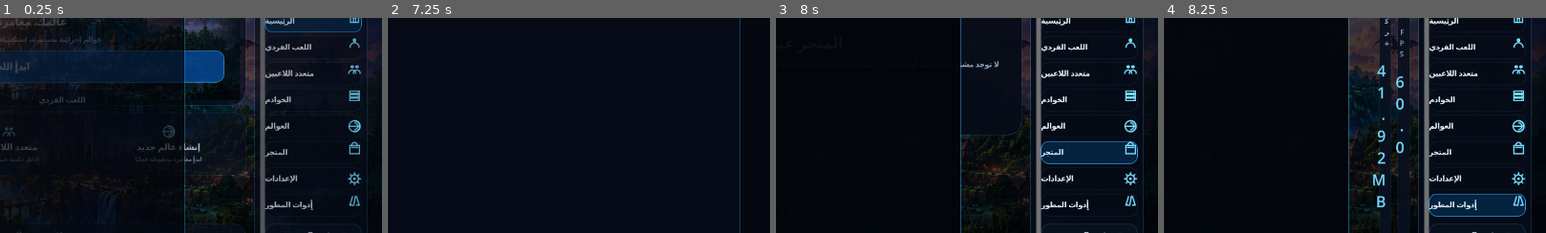
Above: before the commit, frames 1-4 (left to right).
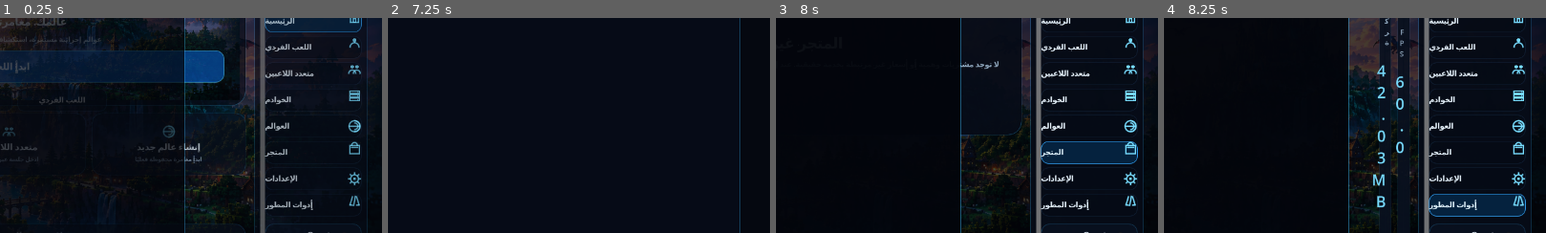
Above: after the commit, the same moments.

Repository: jnkmmdndmd-arch/AETHRA
Game: Godot game, scene res://scenes/main.tscn
Same seed, same stepped clock (60 frames per second), same inputs: the game is played once before the commit and once after it.
Inputs (mouse positions are % of the whole screen's width and height, from its top left):
- Up to frame 1 (0.25 s): no input
- Up to frame 2 (7.25 s): click (61, 8) at 0.52 s; type "12" at 0.6 s; click (91, 96) at 1.25 s; click (91, 42) at 2.02 s; click (91, 36) at 2.77 s; click (91, 48) at 3.52 s; click (91, 54) at 4.27 s; click (91, 60) at 5.02 s; click (91, 66) at 5.77 s; click (91, 72) at 6.52 s
- Up to frame 3 (8 s): click "إغلاق" at 7.25 s
- Up to frame 4 (8.25 s): click (91, 79) at 8.02 s
The pictures show only the part of the screen within x 50-100%, y 35-85%; the shares and areas given below are measured in that part.

Frames 1-3 are identical in both runs. In frame 4, 0.2% of the frame differs, in the area x 56-58%, y 32-68%.

Commit message:
Implement reliable real local accounts with remote HTTPS support

Diff:
--- a/scripts/auth/auth_client.gd
+++ b/scripts/auth/auth_client.gd
@@ -4,84 +4,146 @@
 signal failure(message)
 signal session_invalid
 
+const LOCAL_ACCOUNTS_PATH := "user://aethra_accounts.json"
+const LOCAL_HASH_ROUNDS := 10000
+const ALLOWED_CHARACTERS := ["ranger", "engineer", "shadow", "grove"]
+
 var base_url := ""
 var active_requests: Array[HTTPRequest] = []
 
 func _is_allowed_transport() -> bool:
-    if base_url.begins_with("https://"):
-        return true
-    if base_url.begins_with("http://127.0.0.1:") or base_url.begins_with("http://localhost:"):
-        return true
-    return false
+    return base_url.begins_with("https://") or base_url.begins_with("http://127.0.0.1:") or base_url.begins_with("http://localhost:")
+
+func _is_local_endpoint() -> bool:
+    return base_url.is_empty() or base_url.begins_with("http://127.0.0.1:") or base_url.begins_with("http://localhost:")
 
 func configure(url: String) -> void:
-    base_url = url.trim_suffix("/")
+    base_url = url.strip_edges().trim_suffix("/")
 
 func login(username: String, password: String) -> void:
-    _post("/v1/auth/login", {"username": username, "password": password}, "login")
+    var normalized := username.strip_edges()
+    if not _valid_credentials(normalized, password):
+        failure.emit("اسم المستخدم يجب أن يكون 3-24 حرفًا، وكلمة المرور 8 أحرف على الأقل.")
+        return
+    if base_url.is_empty():
+        _local_login(normalized, password)
+        return
+    _post("/v1/auth/login", {"username": normalized, "password": password}, "login")
 
 func register(username: String, password: String, character_id: String, avatar_id: int = 0) -> void:
-    _post("/v1/auth/register", {"username": username, "password": password, "character": character_id, "avatar_id": avatar_id}, "register")
+    var normalized := username.strip_edges()
+    if not _valid_credentials(normalized, password):
+        failure.emit("اسم المستخدم يجب أن يكون 3-24 حرفًا، وكلمة المرور 8 أحرف على الأقل.")
+        return
+    if base_url.is_empty():
+        _local_register(normalized, password, character_id, avatar_id)
+        return
+    _post("/v1/auth/register", {"username": normalized, "password": password, "character": character_id, "avatar_id": clampi(avatar_id, 0, 29)}, "register")
 
 func restore_session(token: String) -> void:
-    if base_url.is_empty() or token.is_empty():
+    if token.begins_with("local:"):
+        _local_restore(token)
+        return
+    if token.is_empty():
+        return
+    if base_url.is_empty():
+        session_invalid.emit()
         return
     if not _is_allowed_transport():
-        failure.emit("Remote authentication must use HTTPS.")
+        failure.emit("خدمة الحساب البعيدة تحتاج HTTPS.")
         return
     var headers := PackedStringArray(["Accept: application/json", "Authorization: Bearer " + token])
     _request("/v1/auth/verify", HTTPClient.METHOD_GET, headers, "", "restore", token)
 
+func update_profile(token: String, display_name: String, avatar_id: int) -> void:
+    if token.begins_with("local:"):
+        _local_update_profile(token, display_name, avatar_id)
+        return
+    if token.is_empty() or base_url.is_empty():
+        failure.emit("خدمة الحساب غير مهيأة.")
+        return
+    if not _is_allowed_transport():
+        failure.emit("تحديث الحساب البعيد يحتاج HTTPS.")
+        return
+    var headers := PackedStringArray(["Content-Type: application/json", "Accept: application/json", "Authorization: Bearer " + token])
+    _request("/v1/profile", HTTPClient.METHOD_POST, headers, JSON.stringify({"username": display_name.strip_edges(), "avatar_id": clampi(avatar_id, 0, 29)}), "profile", token)
+
 func logout(token: String) -> void:
-    if base_url.is_empty() or token.is_empty():
+    if token.begins_with("local:"):
+        _local_logout(token)
+        return
+    if token.is_empty() or base_url.is_empty():
         return
     if not _is_allowed_transport():
-        failure.emit("Remote authentication must use HTTPS.")
+        failure.emit("خدمة الحساب البعيدة تحتاج HTTPS.")
         return
     var headers := PackedStringArray(["Accept: application/json", "Authorization: Bearer " + token])
     _request("/v1/auth/logout", HTTPClient.METHOD_POST, headers, "", "logout", token)
 
+func _valid_credentials(username: String, password: String) -> bool:
+    return _validate_local_username(username) and password.length() >= 8 and password.length() <= 128
+
 func _post(path: String, body: Dictionary, operation: String) -> void:
-    if base_url.is_empty():
-        failure.emit("Authentication server is not configured.")
-        return
     if not _is_allowed_transport():
-        failure.emit("Remote authentication must use HTTPS.")
+        if _is_local_endpoint():
+            _local_dispatch(operation, body)
+        else:
+            failure.emit("خدمة الحساب البعيدة تحتاج HTTPS.")
         return
     var headers := PackedStringArray(["Content-Type: application/json", "Accept: application/json"])
     _request(path, HTTPClient.METHOD_POST, headers, JSON.stringify(body), operation)
 
 func _request(path: String, method: HTTPClient.Method, headers: PackedStringArray, body: String, operation: String, session_token: String = "") -> void:
     var request := HTTPRequest.new()
-    request.timeout = 10.0
+    request.timeout = 8.0
     add_child(request)
     active_requests.append(request)
     request.request_completed.connect(
         func(result: int, response_code: int, response_headers: PackedStringArray, response_body: PackedByteArray) -> void:
-            _on_request_completed(request, operation, session_token, result, response_code, response_headers, response_body),
+            _on_request_completed(request, operation, session_token, body, result, response_code, response_headers, response_body),
         CONNECT_ONE_SHOT
     )
     var err := request.request(base_url + path, headers, method, body)
     if err != OK:
         _remove_request(request)
-        failure.emit("Request could not be sent.")
+        if _is_local_endpoint() and operation in ["login", "register"]:
+            var payload := JSON.parse_string(body)
+            _local_dispatch(operation, payload if payload is Dictionary else {})
+        else:
+            failure.emit("تعذر إرسال طلب الحساب.")
 
 func _remove_request(request: HTTPRequest) -> void:
     active_requests.erase(request)
     if is_instance_valid(request):
         request.queue_free()
 
-func _on_request_completed(request: HTTPRequest, operation: String, session_token: String, result: int, response_code: int, _headers: PackedStringArray, body: PackedByteArray) -> void:
+func _on_request_completed(request: HTTPRequest, operation: String, session_token: String, request_body: String, result: int, response_code: int, _headers: PackedStringArray, body: PackedByteArray) -> void:
     _remove_request(request)
     if result != HTTPRequest.RESULT_SUCCESS:
-        failure.emit("Authentication service unavailable.")
+        if _is_local_endpoint() and operation in ["login", "register"]:
+            var fallback := JSON.parse_string(request_body)
+            _local_dispatch(operation, fallback if fallback is Dictionary else {})
+            return
+        failure.emit("خدمة الحساب غير متاحة.")
         return
 
     var payload = JSON.parse_string(body.get_string_from_utf8())
-    var message := str(payload.get("error", "Authentication failed.")) if payload is Dictionary else "Authentication failed."
+    var message := str(payload.get("error", "فشل طلب الحساب.")) if payload is Dictionary else "فشل طلب الحساب."
 
     if operation == "logout":
         if response_code >= 200 and response_code < 300:
+            return
+        failure.emit(message)
+        return
+
+    if operation == "profile":
+        if response_code >= 200 and response_code < 300 and payload is Dictionary:
+            var updated: Dictionary = payload.duplicate(true)
+            updated["token"] = session_token
+            success.emit(updated)
+            return
+        if response_code == 401 or response_code == 403:
+            session_invalid.emit()
             return
         failure.emit(message)
         return
@@ -90,11 +152,9 @@
         if response_code >= 200 and response_code < 300 and payload is Dictionary:
             var restored: Dictionary = payload.duplicate(true)
             restored["token"] = session_token
-            if str(restored.get("username", "")).is_empty():
-                failure.emit("Saved session is invalid.")
+            if not str(restored.get("username", "")).is_empty():
+                success.emit(restored)
                 return
-            success.emit(restored)
-            return
         if response_code == 401 or response_code == 403:
             session_invalid.emit()
             return
@@ -105,9 +165,166 @@
         var token := str(payload.get("token", ""))
         var username := str(payload.get("username", ""))
         if token.is_empty() or username.is_empty():
-            failure.emit("Authentication service returned an invalid session.")
+            failure.emit("خدمة الحساب أعادت جلسة غير صالحة.")
             return
         success.emit(payload)
         return
-
     failure.emit(message)
+
+func _load_local_accounts() -> Dictionary:
+    if not FileAccess.file_exists(LOCAL_ACCOUNTS_PATH):
+        return {}
+    var file := FileAccess.open(LOCAL_ACCOUNTS_PATH, FileAccess.READ)
+    if file == null:
+        return {}
+    var parsed = JSON.parse_string(file.get_as_text())
+    file.close()
+    return parsed if parsed is Dictionary else {}
+
+func _save_local_accounts(accounts: Dictionary) -> bool:
+    var file := FileAccess.open(LOCAL_ACCOUNTS_PATH, FileAccess.WRITE)
+    if file == null:
+        return false
+    file.store_string(JSON.stringify(accounts))
+    file.close()
+    return true
+
+func _validate_local_username(username: String) -> bool:
+    if username.length() < 3 or username.length() > 24:
+        return false
+    for i in username.length():
+        var code := username.unicode_at(i)
+        var ok := (code >= 48 and code <= 57) or (code >= 65 and code <= 90) or (code >= 97 and code <= 122) or code == 95
+        if not ok:
+            return false
+    return true
+
+func _local_hash(password: String, salt: String) -> String:
+    var digest := (salt + ":" + password).sha256_text()
+    for _i in LOCAL_HASH_ROUNDS:
+        digest = digest.sha256_text()
+    return digest
+
+func _new_local_token(username: String) -> String:
+    var rng := RandomNumberGenerator.new()
+    rng.randomize()
+    return "local:%s:%d:%d" % [username, Time.get_ticks_usec(), rng.randi()]
+
+func _local_register(username: String, password: String, character_id: String, avatar_id: int) -> void:
+    if not _valid_credentials(username, password):
+        failure.emit("بيانات الحساب غير صالحة.")
+        return
+    var accounts := _load_local_accounts()
+    var key := username.to_lower()
+    if accounts.has(key):
+        failure.emit("اسم المستخدم مستخدم مسبقًا.")
+        return
+    var rng := RandomNumberGenerator.new()
+    rng.randomize()
+    var salt := "%016x%016x" % [rng.randi(), rng.randi()]
+    var token := _new_local_token(username)
+    accounts[key] = {
+        "username": username,
+        "password_hash": _local_hash(password, salt),
+        "salt": salt,
+        "character": character_id if character_id in ALLOWED_CHARACTERS else "ranger",
+        "avatar_id": clampi(avatar_id, 0, 29),
+        "session_token": token
+    }
+    if not _save_local_accounts(accounts):
+        failure.emit("تعذر حفظ الحساب على الجهاز.")
+        return
+    _emit_local_profile(key, accounts[key], token)
+
+func _local_login(username: String, password: String) -> void:
+    var accounts := _load_local_accounts()
+    var key := username.to_lower()
+    if not accounts.has(key):
+        failure.emit("الحساب غير موجود. أنشئ حسابًا أولًا.")
+        return
+    var account: Dictionary = accounts[key]
+    if str(account.get("password_hash", "")) != _local_hash(password, str(account.get("salt", ""))):
+        failure.emit("اسم المستخدم أو كلمة المرور غير صحيحة.")
+        return
+    var token := _new_local_token(str(account.get("username", username)))
+    account["session_token"] = token
+    accounts[key] = account
+    if not _save_local_accounts(accounts):
+        failure.emit("تعذر حفظ جلسة الحساب.")
+        return
+    _emit_local_profile(key, account, token)
+
+func _local_restore(token: String) -> void:
+    var parts := token.split(":")
+    if parts.size() != 4 or parts[0] != "local":
+        session_invalid.emit()
+        return
+    var accounts := _load_local_accounts()
+    var key := parts[1].to_lower()
+    if not accounts.has(key):
+        session_invalid.emit()
+        return
+    var account: Dictionary = accounts[key]
+    if str(account.get("session_token", "")) != token:
+        session_invalid.emit()
+        return
+    _emit_local_profile(key, account, token)
+
+func _local_update_profile(token: String, display_name: String, avatar_id: int) -> void:
+    var parts := token.split(":")
+    if parts.size() != 4 or parts[0] != "local":
+        session_invalid.emit()
+        return
+    var accounts := _load_local_accounts()
+    var old_key := parts[1].to_lower()
+    if not accounts.has(old_key):
+        session_invalid.emit()
+        return
+    var safe_name := display_name.strip_edges()
+    if not _validate_local_username(safe_name):
+        failure.emit("اسم المستخدم يجب أن يكون 3-24 حرفًا ورقمًا.")
+        return
+    var new_key := safe_name.to_lower()
+    if new_key != old_key and accounts.has(new_key):
+        failure.emit("اسم المستخدم مستخدم مسبقًا.")
+        return
+    var account: Dictionary = accounts[old_key]
+    var new_token := _new_local_token(safe_name)
+    account["username"] = safe_name
+    account["avatar_id"] = clampi(avatar_id, 0, 29)
+    account["session_token"] = new_token
+    accounts.erase(old_key)
+    accounts[new_key] = account
+    if not _save_local_accounts(accounts):
+        failure.emit("تعذر حفظ الملف الشخصي.")
+        return
+    _emit_local_profile(new_key, account, new_token)
+
+func _local_logout(token: String) -> void:
+    var parts := token.split(":")
+    if parts.size() != 4:
+        return
+    var accounts := _load_local_accounts()
+    var key := parts[1].to_lower()
+    if accounts.has(key):
+        var account: Dictionary = accounts[key]
+        if str(account.get("session_token", "")) == token:
+            account["session_token"] = ""
+            accounts[key] = account
+            _save_local_accounts(accounts)
+
+func _local_dispatch(operation: String, body: Dictionary) -> void:
+    if operation == "login":
+        _local_login(str(body.get("username", "")), str(body.get("password", "")))
+    elif operation == "register":
+        _local_register(str(body.get("username", "")), str(body.get("password", "")), str(body.get("character", "ranger")), int(body.get("avatar_id", 0)))
+
+func _emit_local_profile(key: String, account: Dictionary, token: String) -> void:
+    success.emit({
+        "user_id": "local-" + key,
+        "username": str(account.get("username", key)),
+        "character": str(account.get("character", "ranger")),
+        "avatar_id": clampi(int(account.get("avatar_id", 0)), 0, 29),
+        "token": token,
+        "local": true
+    })
